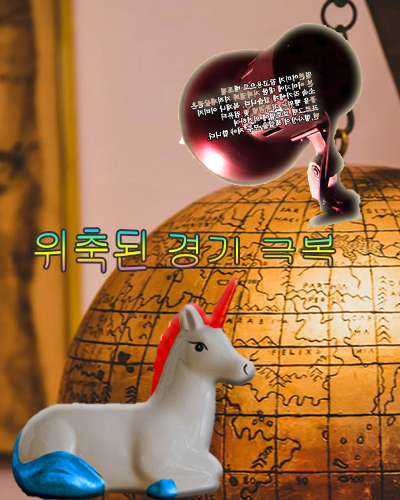
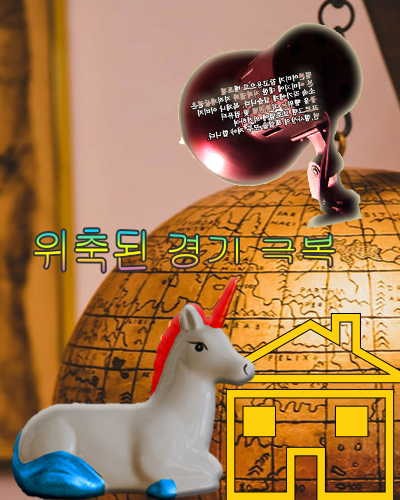
Two versions of the same layered image (400 × 500). Layer-by-layer changes:
added layer "Home 1" above "지구본" over [198,313,400,500]
painted on "지구본" over [0,0,400,500]
